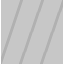
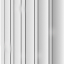
Comparing the layer stacks of the two 64x64 images. Changes:
added layer "Layer 4" above "Layer 1" over bbox(0, 0, 64, 64)
